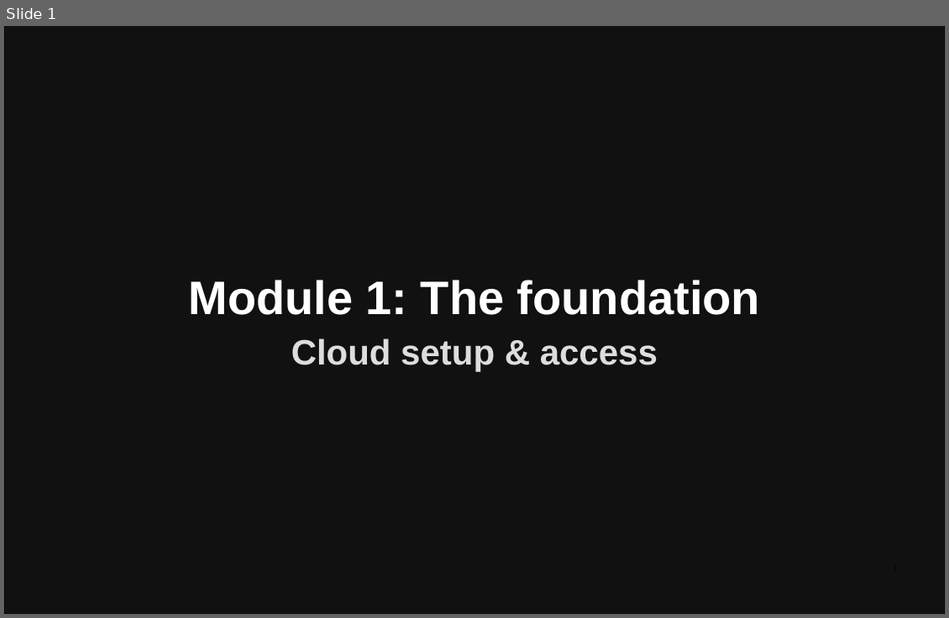
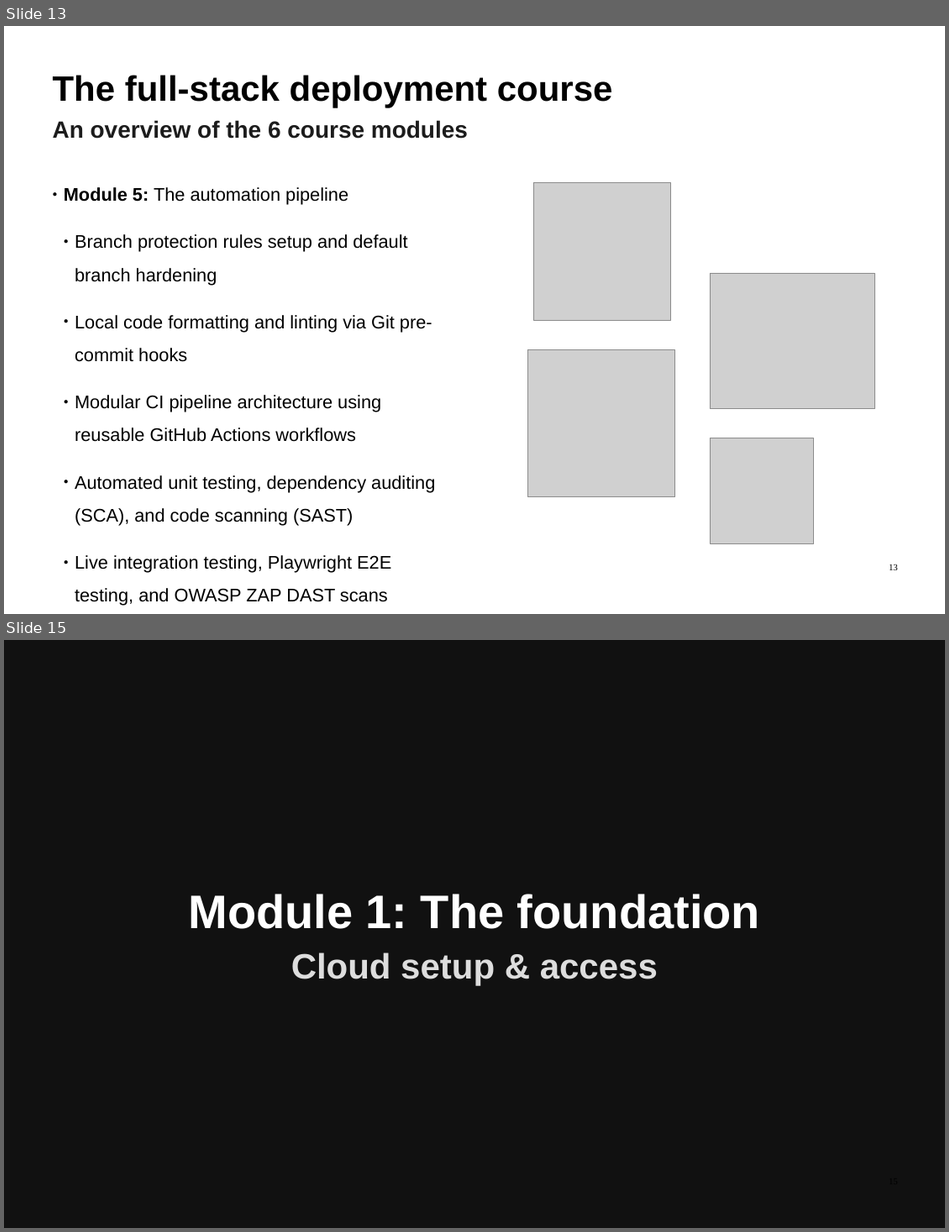
Before and after one commit to ImadSaddik/FullStackDeploymentHandbook, a slide deck: course-assets/slides/full_stack_deployment_guide.odp. Shown one above the other, each under a label of ours: slide 1 before the commit, slides 13 and 15 after it; the slides between them are not shown. The pictures are 949x618 and 949x1232 pixels, drawn with LibreOffice and Linux fonts; fonts in the diff are those of the drawing; grey boxes stand for pictures. Boxes give left, top, right and bottom in pixels: in the first picture for what was removed or moved away, otherwise in the second. Text is boxed around its words. In the diff, an @@ line names an element or a change of style, - is before the commit and + after.

```diff
--- a/course-assets/slides/full_stack_deployment_guide.odp
+++ b/course-assets/slides/full_stack_deployment_guide.odp
@@ slide 13 added at (4, 26, 945, 614), background #FFFFFF @@
@@ text added at (53, 75, 613, 107), 54 pt, text #000000, bold @@
+The full-stack deployment course
@@ text added at (53, 120, 468, 139), 36 pt, text #1C1C1C, bold @@
+An overview of the 6 course modules
@@ text added at (64, 187, 435, 606), 28 pt, text #000000 @@
+● Module 5: The automation pipeline
+  ● Branch protection rules setup and default branch hardening
+  ● Local code formatting and linting via Git pre-commit hooks
+  ● Modular CI pipeline architecture using reusable GitHub Actions workflows
+  ● Automated unit testing, dependency auditing (SCA), and code scanning (SAST)
+  ● Live integration testing, Playwright E2E testing, and OWASP ZAP DAST scans
+  ● ...
@@ picture added at (533, 182, 671, 320) @@
@@ picture added at (710, 273, 874, 409) @@
@@ picture added at (527, 349, 674, 496) @@
@@ picture added at (710, 438, 813, 543) @@
@@ page number added at (889, 564, 898, 570), 14 pt, text #000000 @@
+13
@@ what was slide 1 is now slide 15 @@
```
Also in this commit, not shown: 13 other slides added.
